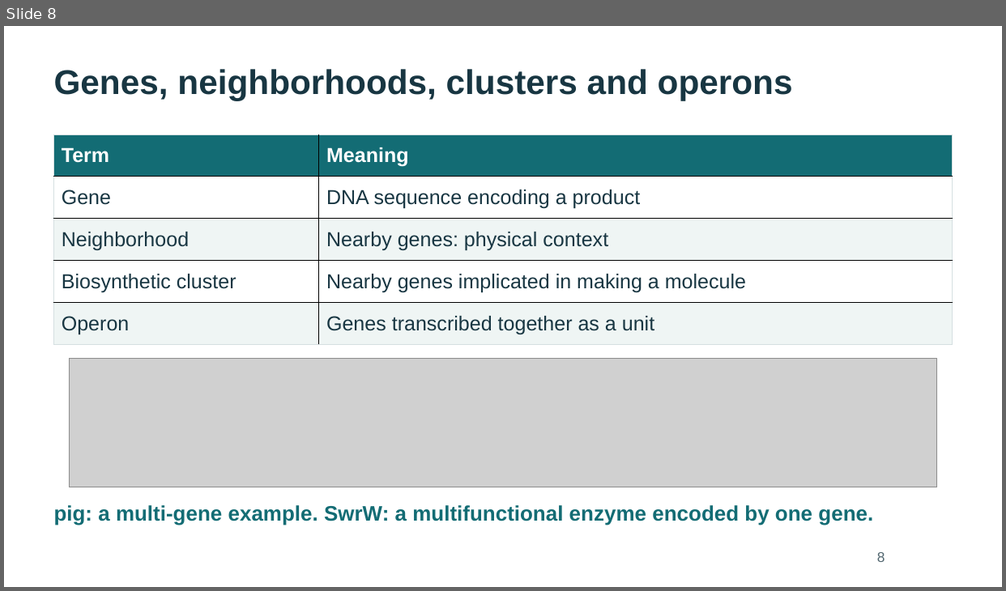
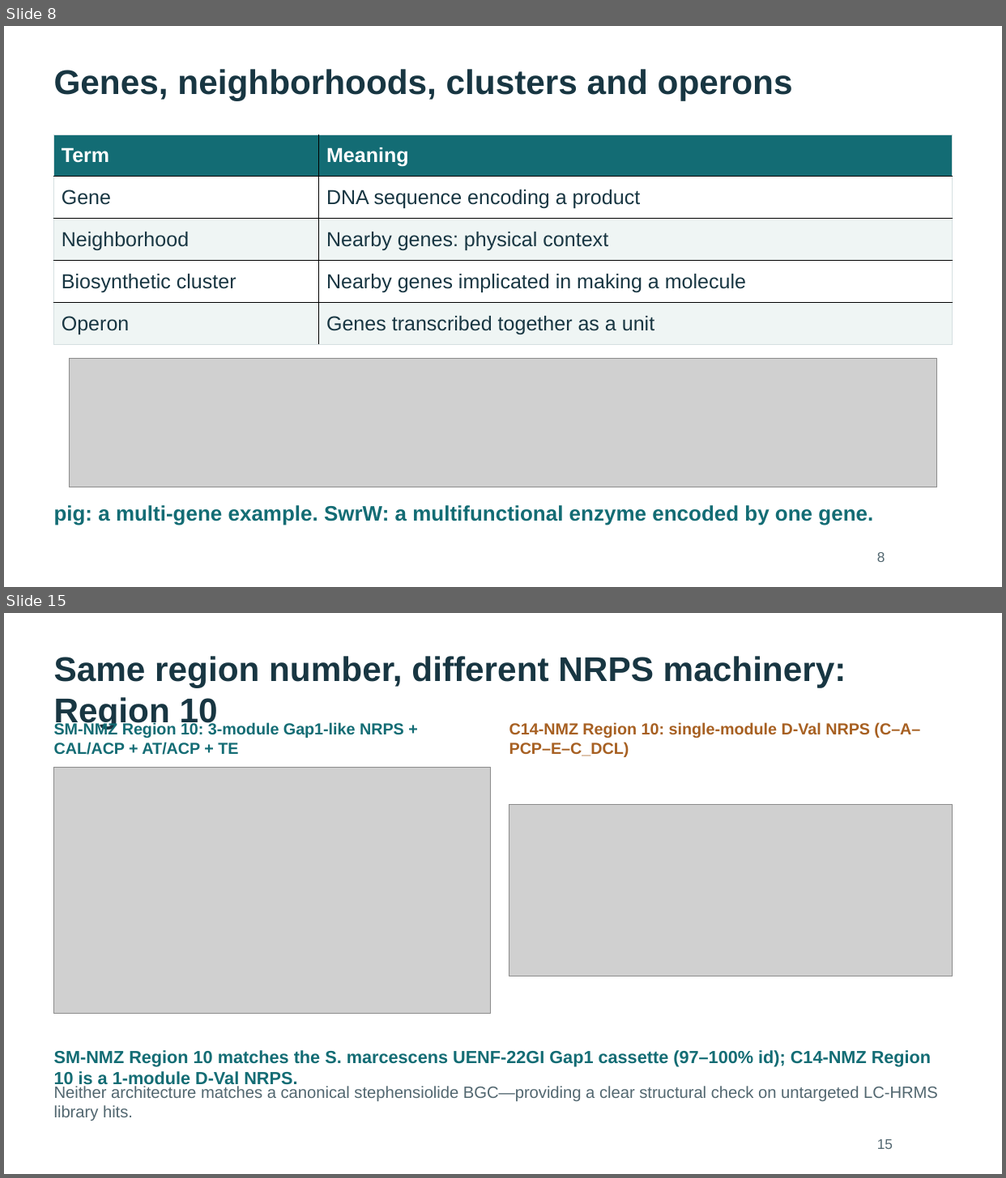
Before and after one commit to WhyAdr/sm-manu, a slide deck: explainer/NMZ-Serratia-genomics-explainer-2026-10-20.pptx. Shown one above the other, each under a label of ours: slide 8 before the commit, slides 8 and 15 after it; the slides between them are not shown. The pictures are 1006x591 and 1006x1178 pixels, drawn with LibreOffice and Linux fonts; fonts in the diff are those of the drawing; grey boxes stand for pictures. Boxes give left, top, right and bottom in pixels: in the first picture for what was removed or moved away, otherwise in the second. Text is boxed around its words. In the diff, an @@ line names an element or a change of style, - is before the commit and + after.

```diff
--- a/explainer/NMZ-Serratia-genomics-explainer-2026-10-20.pptx
+++ b/explainer/NMZ-Serratia-genomics-explainer-2026-10-20.pptx
@@ slide 15 added at [4, 613, 1002, 1174], background #FFFFFF @@
@@ text added at [54, 656, 846, 729], 33 pt, text #183642, bold @@
+Same region number, different NRPS machinery: Region 10
@@ text added at [54, 722, 404, 755], 15.4 pt, text #136C74, bold @@
+SM-NMZ Region 10: 3-module Gap1-like NRPS + CAL/ACP + AT/ACP + TE
@@ text added at [509, 722, 920, 757], 15.4 pt, text #A76022, bold @@
+C14-NMZ Region 10: single-module D-Val NRPS (C–A–PCP–E–C_DCL)
@@ picture added at [54, 767, 491, 1013] @@
@@ picture added at [509, 805, 953, 977] @@
@@ text added at [54, 1050, 931, 1088], 16.9 pt, text #136C74, bold @@
+SM-NMZ Region 10 matches the S. marcescens UENF-22GI Gap1 cassette (97–100% id); C14-NMZ Region 10 is a 1-module D-Val NRPS.
@@ text added at [54, 1086, 938, 1121], 15.8 pt, text #526770 @@
+Neither architecture matches a canonical stephensiolide BGC—providing a clear structural check on untargeted LC-HRMS library hits.
@@ text added at [877, 1139, 893, 1149], 13.5 pt, text #526770 @@
+15
```
Also in this commit, not shown: 16 slides changed, 8 other slides added, 3 slides removed, 9 other files.
